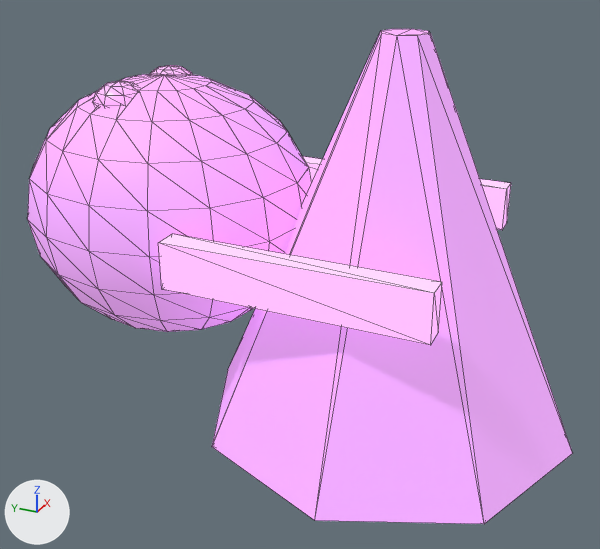
Two versions of the glTF model assets/procedural/pretty/monster_aether_wraith.glb, one commit apart.
Before and after are seen from a 50 mm camera at (-3.71, -1.7, 1.56) aimed at (-0.09, -0.07, -0.25). Lighting does not change. The marker at lower left points along +X, +Y and +Z. The first picture is the older version. Mesh edges are drawn as thin lines. Vertices at exactly the same position are counted once.

Before the edit, the objects in view are built like this:
```python
me_monster_aether_wraith_mesh = bpy.data.meshes.new('monster_aether_wraith_mesh')
me_monster_aether_wraith_mesh.from_pydata(...)  # an 8-sided cut cone along z (radius 0.99 at the low end, 0.12 at the high end) spanning x -0.99..0.99, y -1.54..0.44, z -1.0..1.0, material slot 0; a UV sphere (16 segments, 10 rings, poles along z) spanning x -0.75..0.75, y -0.06..1.54, z -0.71..0.71, material slot 0; a box spanning x -0.76..-0.65, y -0.96..0.33, z -0.12..0.12, material slot 1; a box spanning x 0.65..0.76, y -0.96..0.33, z -0.12..0.12, material slot 1; an icosphere of 80 faces spanning x -0.38..-0.09, y 0.72..1.0, z 0.52..0.71, material slot 2; an icosphere of 80 faces spanning x 0.09..0.38, y 0.72..1.0, z 0.52..0.71, material slot 2
me_monster_aether_wraith_mesh.materials.append(mat_monster_aether_wraith_body)  # purple #da95ed, glowing pink #a676aa
me_monster_aether_wraith_mesh.materials.append(mat_monster_aether_wraith_accent)  # pink #f9b3ff, glowing pink #c78ecb
me_monster_aether_wraith_mesh.materials.append(mat_wraith_eye_glow)  # pink #ff95f9, glowing pink #ff89f9
ob_monster_aether_wraith_root = bpy.data.objects.new('monster_aether_wraith_root', me_monster_aether_wraith_mesh)
ob_monster_aether_wraith_root.location = (0.0, 0.0, 0.0)
```
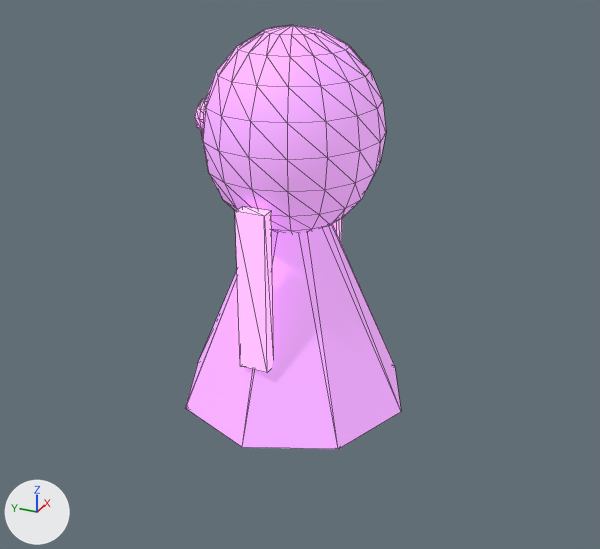
The edits, one by one:
me_monster_aether_wraith_mesh is used by ob_monster_aether_wraith_root; location (0.0, 0.0, 0.0).
me_monster_aether_wraith_mesh had 262 vertices, 500 faces and spanned x -0.99..0.99, y -1.54..1.54, z -1.0..1.0.
me_monster_aether_wraith_mesh now has 262 vertices, 500 faces and spans x -0.64..0.64, y -0.64..0.64, z -1.0..1.0.
me_monster_aether_wraith_mesh part 1: the loose piece of 16 vertices spanning x -0.99..0.99, y -1.54..0.44, z -1.0..1.0 is scaled about its middle by 0.646, then moved by (0.0, 0.55, -0.35).
me_monster_aether_wraith_mesh part 2: the loose piece of 146 vertices spanning x -0.75..0.75, y -0.06..1.54, z -0.71..0.71 is scaled about its middle by (0.646, 0.57, 0.733), then moved by (0.0, -0.74, 0.48).
me_monster_aether_wraith_mesh part 3: the loose piece of 8 vertices spanning x -0.76..-0.65, y -0.96..0.33, z -0.12..0.12 is scaled about its middle by (0.646, 0.118, 3.56), then moved by (0.25, 0.32, -0.2).
me_monster_aether_wraith_mesh part 4: the loose piece of 8 vertices spanning x 0.65..0.76, y -0.96..0.33, z -0.12..0.12 is scaled about its middle by (0.646, 0.118, 3.56), then moved by (-0.25, 0.32, -0.2).
me_monster_aether_wraith_mesh part 5: the loose piece of 42 vertices spanning x -0.38..-0.09, y 0.72..1.0, z 0.52..0.71 is scaled about its middle by (0.646, 0.431, 0.97), then moved by (0.08, -0.46, -0.05).
me_monster_aether_wraith_mesh part 6: the loose piece of 42 vertices spanning x 0.09..0.38, y 0.72..1.0, z 0.52..0.71 is scaled about its middle by (0.646, 0.431, 0.97), then moved by (-0.08, -0.46, -0.05).

Boxes [x1, y1, x2, y2] around the edits, measured in the pictures (600 x 549 px; the box of a moved part takes in the faces that stretch with it):
'monster_aether_wraith_root', reshaped (61% narrower, 14% shorter)
    before: [27, 29, 573, 524]
    after: [186, 25, 401, 449]
part 1 of me_monster_aether_wraith_mesh, moved or reshaped
    before: [212, 29, 573, 524]
    after: [186, 224, 401, 449]
part 2 of me_monster_aether_wraith_mesh, moved or reshaped
    before: [27, 73, 311, 332]
    after: [202, 25, 386, 234]
part 3 of me_monster_aether_wraith_mesh, moved or reshaped
    before: [158, 234, 442, 345]
    after: [235, 206, 274, 373]
part 4 of me_monster_aether_wraith_mesh, moved or reshaped (mostly hidden afterwards)
    before: [302, 156, 511, 230]
    after: [333, 219, 342, 242]
part 5 of me_monster_aether_wraith_mesh, moved or reshaped
    before: [92, 81, 138, 109]
    after: [195, 99, 205, 132]
part 6 of me_monster_aether_wraith_mesh, moved or reshaped (not visible afterwards)
    before: [150, 66, 192, 74]
